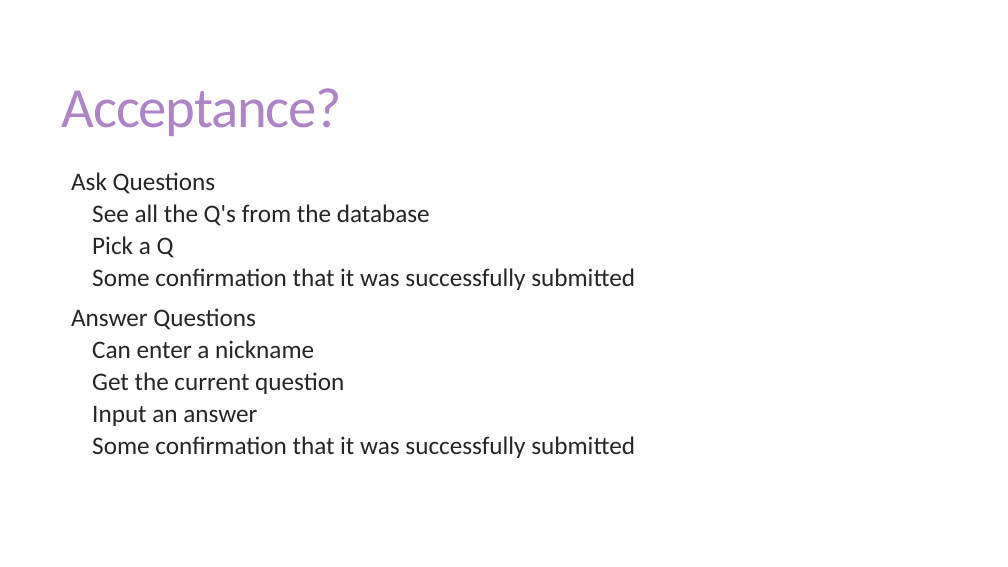
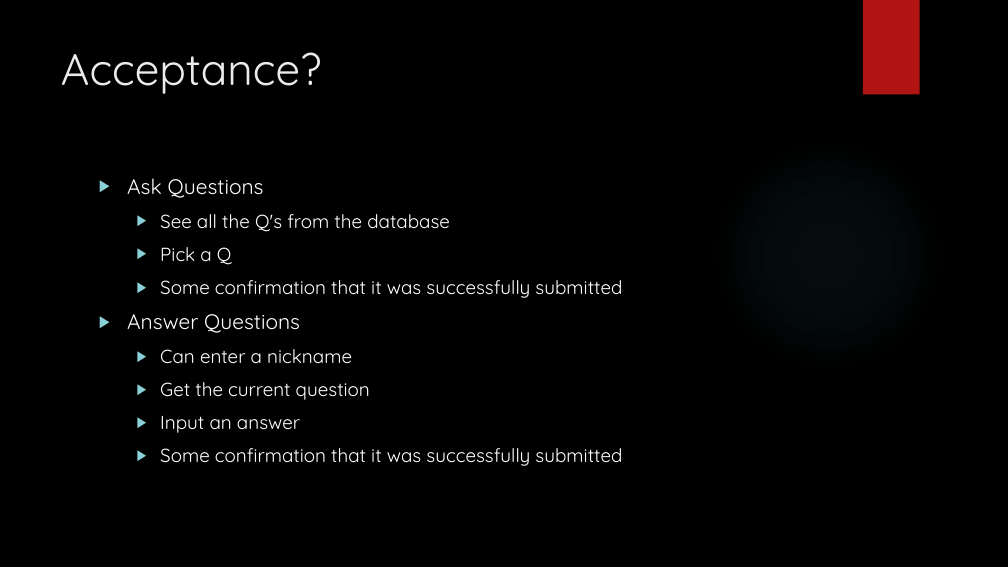
Before and after one commit to DucksDucksDucks/Game_Of_Phones_Design, a slide deck: slide 11 of Presentations/Sprint One Presentation Final.pptx. Drawn at 1008x567 pixels with LibreOffice and Linux fonts; fonts in the diff are those of the drawing; background and template pictures are left out. Boxes give left, top, right and bottom in pixels: in the first picture for what was removed or moved away, otherwise in the second. Text is boxed around its words. In the diff, an @@ line names an element or a change of style, - is before the commit and + after.

Commit message:
Final v2
Final v2

```diff
--- a/Presentations/Sprint One Presentation Final.pptx
+++ b/Presentations/Sprint One Presentation Final.pptx
@@ background #FFFFFF to picture (left out) @@
@@ rectangle added at box(863, 0, 920, 95), fill #B01513 @@
@@ title "Acceptance?" at box(61, 52, 322, 94): size 54 to 42 pt, font Calibri to Quicksand, text colour #AD84C6 to #EBEBEB, letter spacing -1.2 to 0 pt; line spacing 0.85 to 1; vertical alignment middle to top @@
@@ ellipse added at box(712, 138, 944, 371), fill gradient #50B9C1 @@
@@ text "Ask Questions": place and size @@
-text "Ask Questions" at box(71, 172, 635, 458)
+text "Ask Questions" at box(127, 178, 622, 466)
@@ text "Ask Questions" at box(127, 178, 622, 466): size 24 to 20 pt in "Ask Questions", "Answer Questions"; font Calibri to Quicksand, text colour #262626 to #FFFFFF; size 24 to 18 pt in "See all the Q's from the database", "Pick a Q", "Some confirmation that it was successfully submitted", "Can enter a nickname" and 3 more places; bullet   to ▶; line spacing 0.85 to 1; less space between paragraphs; more space between paragraphs @@
```
Also in this commit, not shown: 12 other slides changed.
